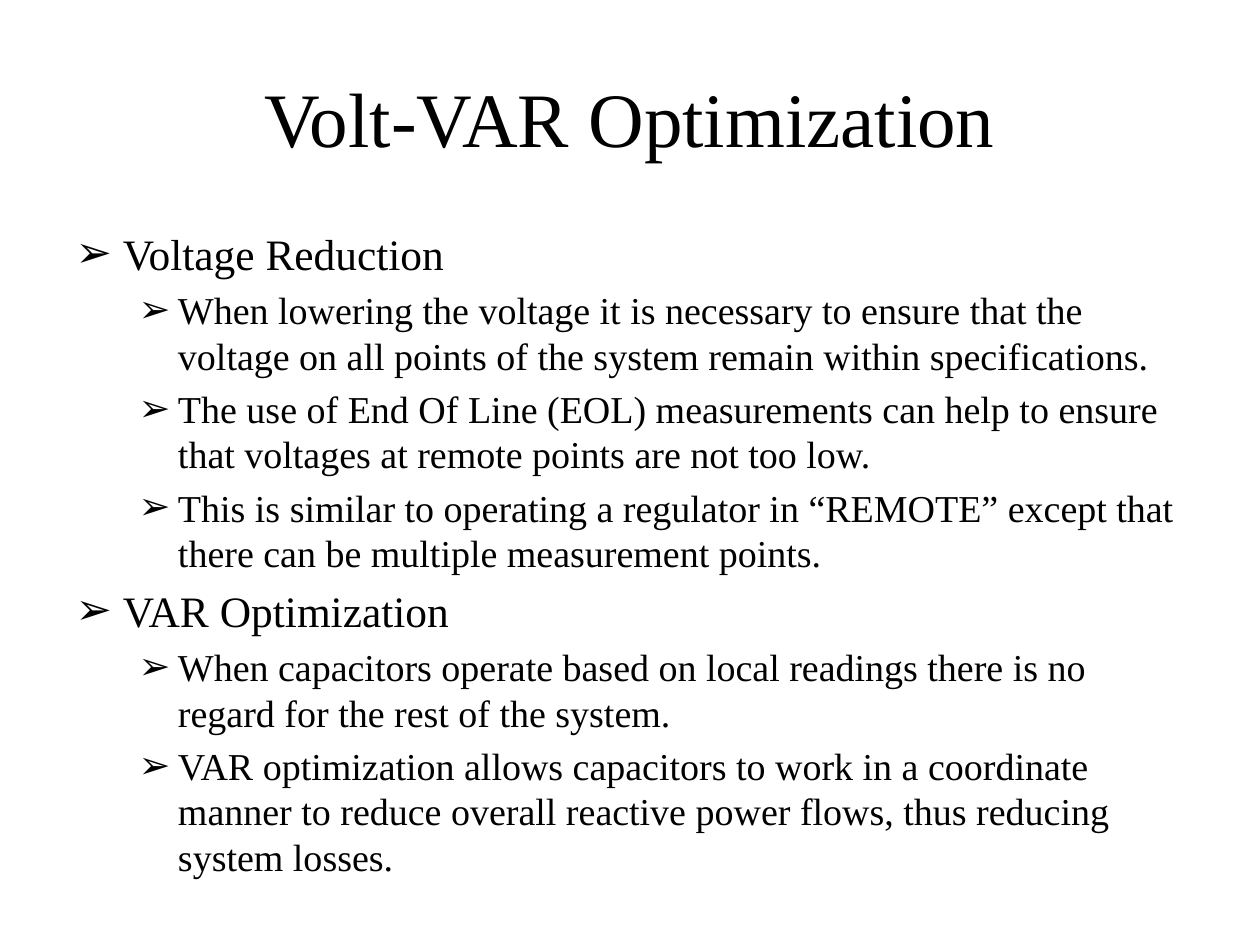
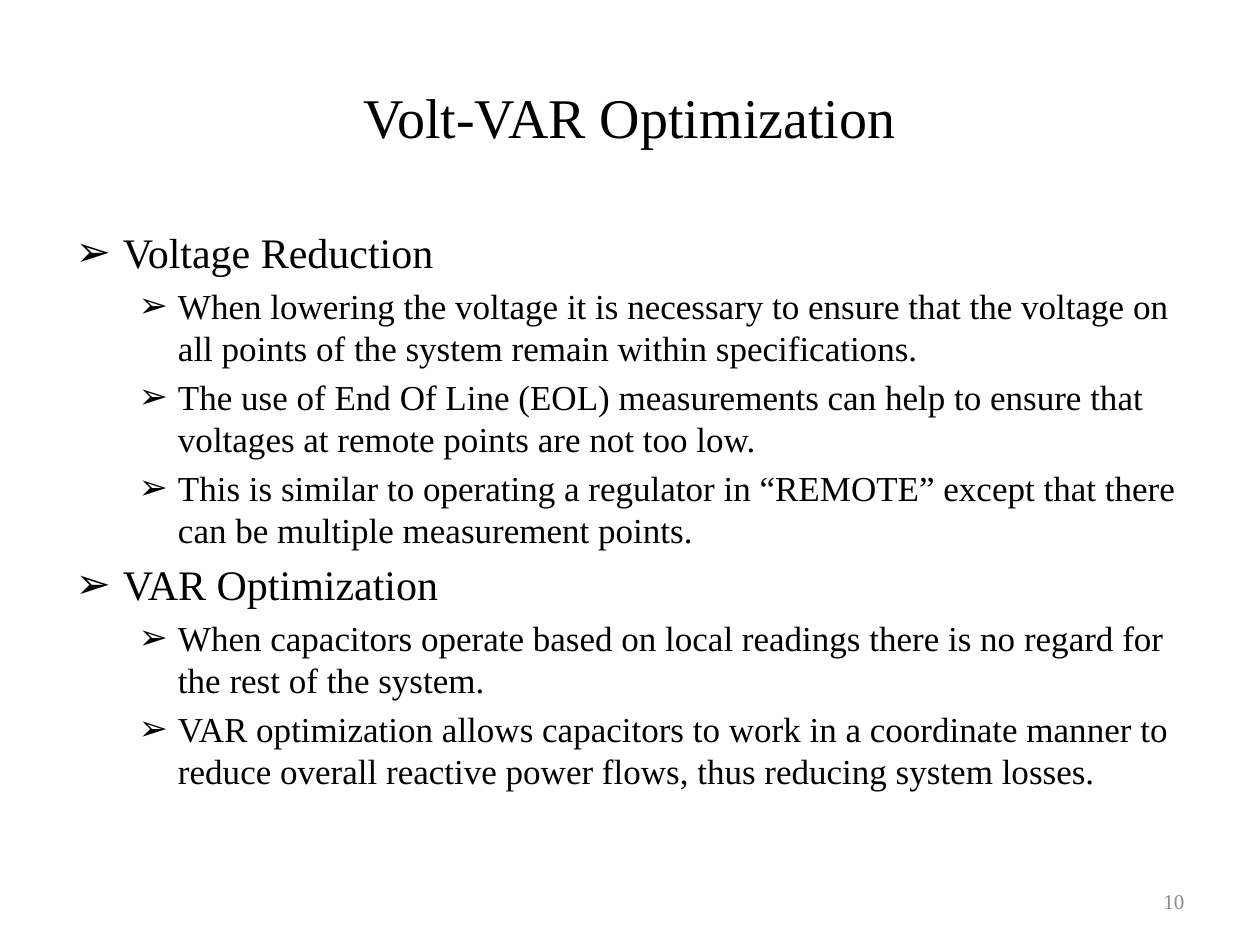
Before and after one commit to gridlab-d/course, a slide deck: slide 10 of University of Washington Class/Module 6 - Volt-VAR Optimization.pptx (slide 9 before the commit). Drawn at 1260x945 pixels with LibreOffice and Linux fonts; fonts in the diff are those of the drawing. Boxes give left, top, right and bottom in pixels: in the first picture for what was removed or moved away, otherwise in the second. Text is boxed around its words. In the diff, an @@ line names an element or a change of style, - is before the commit and + after.

```diff
--- a/University of Washington Class/Module 6 - Volt-VAR Optimization.pptx
+++ b/University of Washington Class/Module 6 - Volt-VAR Optimization.pptx
@@ title "Volt-VAR Optimization" at (x1=364, y1=99, x2=895, y2=149): size 44 to 32 pt @@
@@ text "Voltage Reduction" at (x1=123, y1=239, x2=1175, y2=791): size 24.8 to 24 pt in "Voltage Reduction", "VAR Optimization"; size 21.7 to 20 pt @@
@@ page number added at (x1=1163, y1=895, x2=1184, y2=909), 12 pt, text #8C8C8C @@
+10
```
Also in this commit, not shown: 29 other slides changed, 1 slide added, 7 other files.
